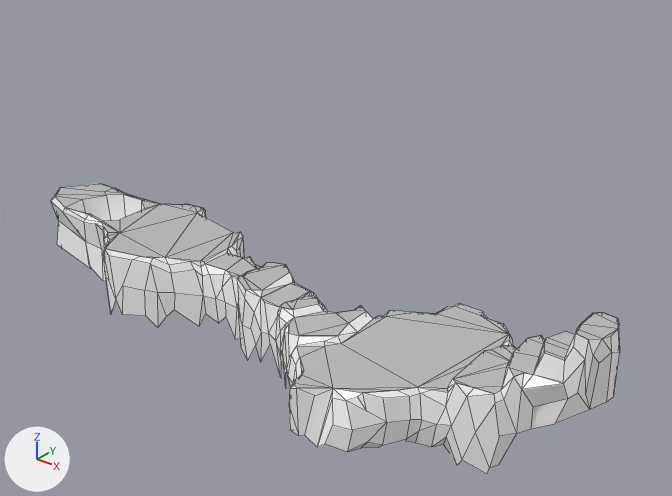
An edit to the FBX model LeyuGame/Assets/Models/Props/Composition Disc/Level1/MOD_Level1_Versie7.fbx, drawn before and after from the same camera.
One viewpoint serves both versions: a camera (50 mm lens) standing at (0.179, -0.202, 0.162) and looking at (0.004, 0.017, 0.026). Lighting does not change. The marker at lower left points along +X, +Y and +Z. Mesh edges are drawn as thin lines. Where no turn or scale is listed for an object, it has been applied to the vertices. Vertices at the same position are counted once.

Names of what the first picture shows: 'MOD_Level1', 'MOD_Level1_Floor'.
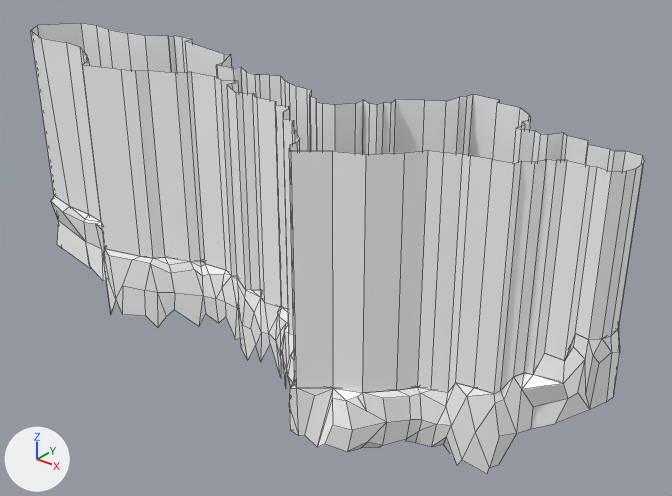
Pixel boxes [x1, y1, x2, y2] of what changed, in the pictures (672 x 496 px; the box of a moved part takes in the faces that stretch with it):
```json
{"object": "Boundaries", "change": "added", "after": [31, 23, 644, 394]}
{"object": "MOD_Level1_Floor", "change": "reshaped", "before": [55, 184, 619, 394], "on screen": "not visible afterwards"}
{"part": 1, "of": "me_mesh_001", "change": "moved or reshaped", "before": [55, 196, 120, 233], "on screen": "not visible afterwards"}
{"part": 2, "of": "me_mesh_001", "change": "moved or reshaped", "before": [300, 346, 333, 388], "on screen": "not visible afterwards"}
```

Scene script edits in JSON lines:
```json
{"block": "me_mesh_001", "where": "# used by ob_mod_level1_floor; location = (0.0, 0.0, 0.0)"}
{"block": "me_mesh_001", "where": "# verts and faces of me_mesh_001; kept vertices keep their numbers, new ones are numbered from 192"}
{"block": "me_mesh_001", "where": "# before: 17 (0.04, -0.028, 0.01) at pixel (333, 388), 21 (0.021, -0.022, 0.01) at pixel (299, 357), 34 (0.027, -0.027, 0.01) at pixel (303, 370), 35 (0.028, -0.029, 0.01) at pixel (301, 375), 38 (0.023, -0.012, 0.01) at pixel (324, 346)"}
{"op": "remove", "block": "me_mesh_001", "code": "me_mesh_001.from_pydata(...)  # 192 vertices, 131 faces; spans x -0.141..0.104, y -0.035..0.037, z -0.002..0.035"}
{"op": "add", "block": "me_mesh_001", "code": "me_mesh_001.from_pydata(...)  # 189 vertices, 128 faces; spans x -0.141..0.104, y -0.035..0.037, z -0.002..0.035"}
{"block": "me_mesh_001", "change": "me_mesh_001 part 1"}
{"block": "me_mesh_001", "change": "4 vertices are removed from x -0.122..-0.094, y -0.003..0.002, z 0.013"}
{"block": "me_mesh_001", "change": "10 faces are deleted"}
{"block": "me_mesh_001", "change": "1 vertex is added at (-0.121, 0.002, 0.013)"}
{"block": "me_mesh_001", "change": "4 new faces join them, mat_mat_level1_tunnel (its picture is missing)"}
{"block": "me_mesh_001", "change": "3 new faces join them, mat_mat_level1_floor (grey #bcbcbc)"}
{"block": "me_mesh_001", "change": "me_mesh_001 part 2"}
{"op": "add", "block": "me_mesh_001", "code": "delete_faces([(17, 38, 21, 35), (21, 34, 35)])"}
{"op": "add", "block": "me_mesh_001", "code": "faces += [(17, 34, 35), (17, 38, 21, 34)]  # mat_mat_level1_floor (grey #bcbcbc)"}
{"op": "add", "block": "me_mesh_002", "code": ["me_mesh_002 = bpy.data.meshes.new('Mesh.002')", "me_mesh_002.from_pydata(...)  # 259 vertices, 129 faces; spans x -0.123..0.123, y -0.036..0.036, z -0.003..0.068", "me_mesh_002.materials.append(mat_mat_level1)  # its picture is missing"]}
{"op": "add", "block": "ob_boundaries", "code": ["ob_boundaries = bpy.data.objects.new('Boundaries', me_mesh_002)", "ob_boundaries.location = (-0.0183, 0.0009, 0.0131)"]}
```
